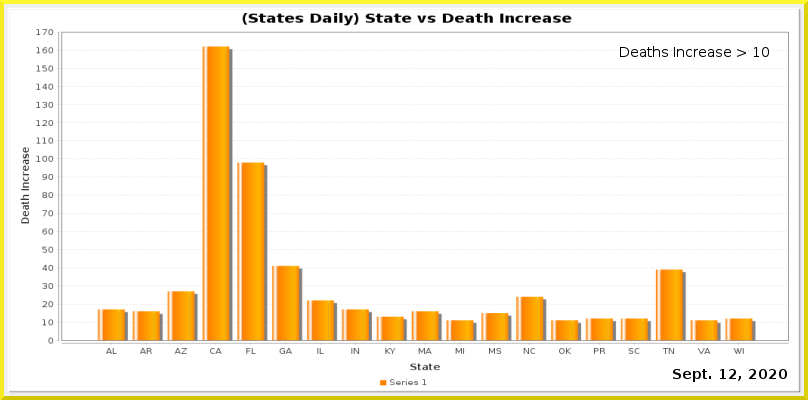
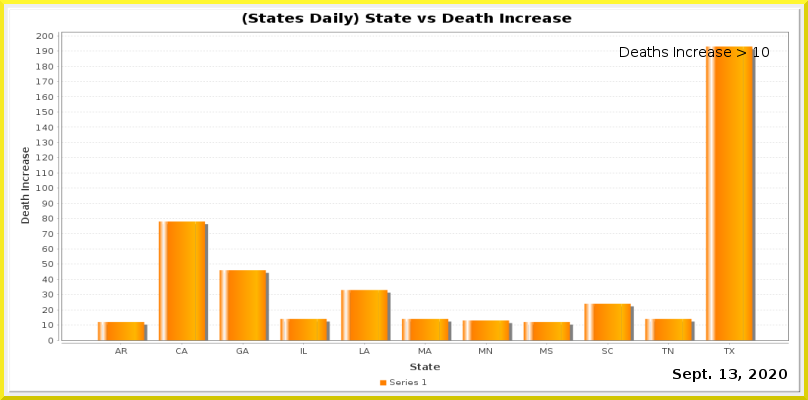
Comparing the layer stacks of the two w=808, h=400 images. Changes:
painted on "Current Date" over [729, 369, 737, 379]
painted on "Date_vs_TestIncrease.png" over [36, 29, 789, 354]
